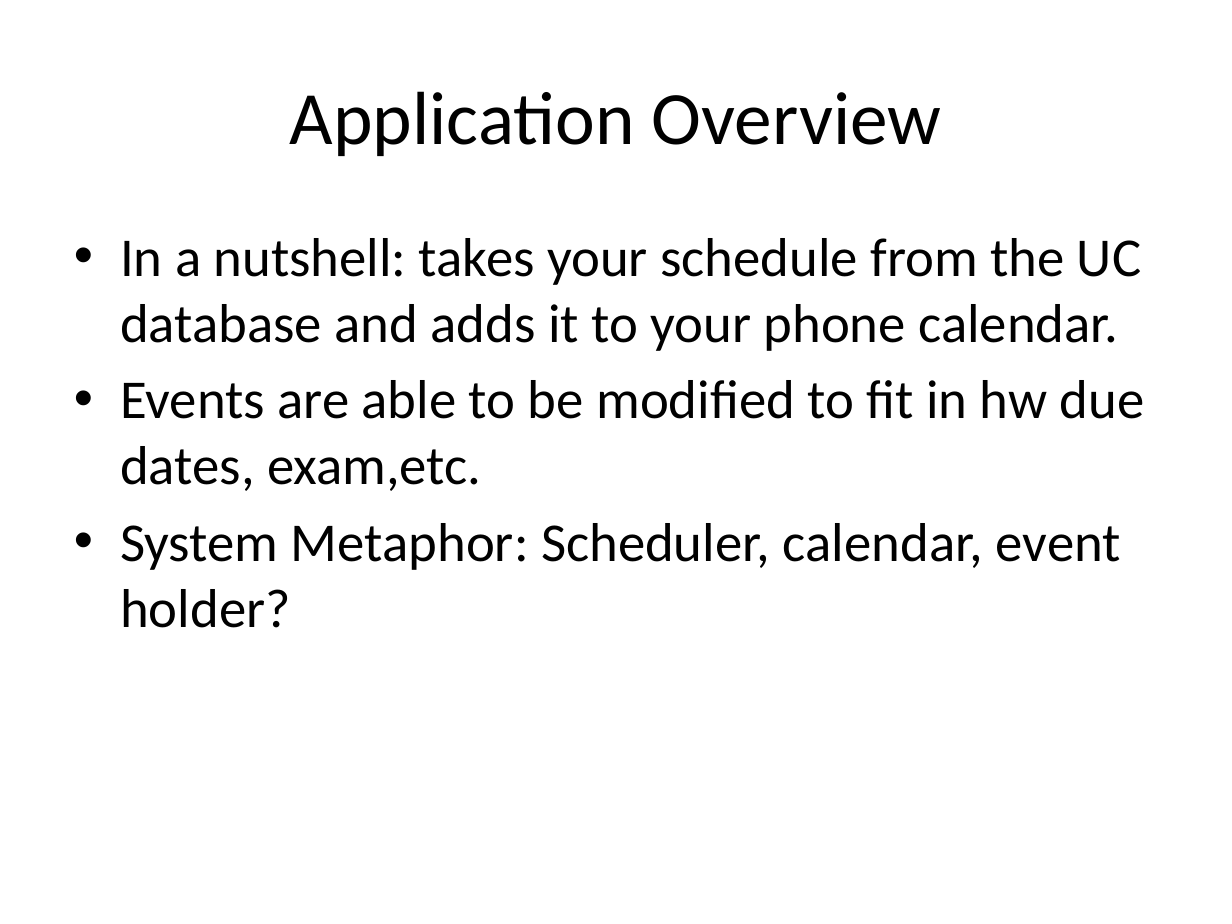
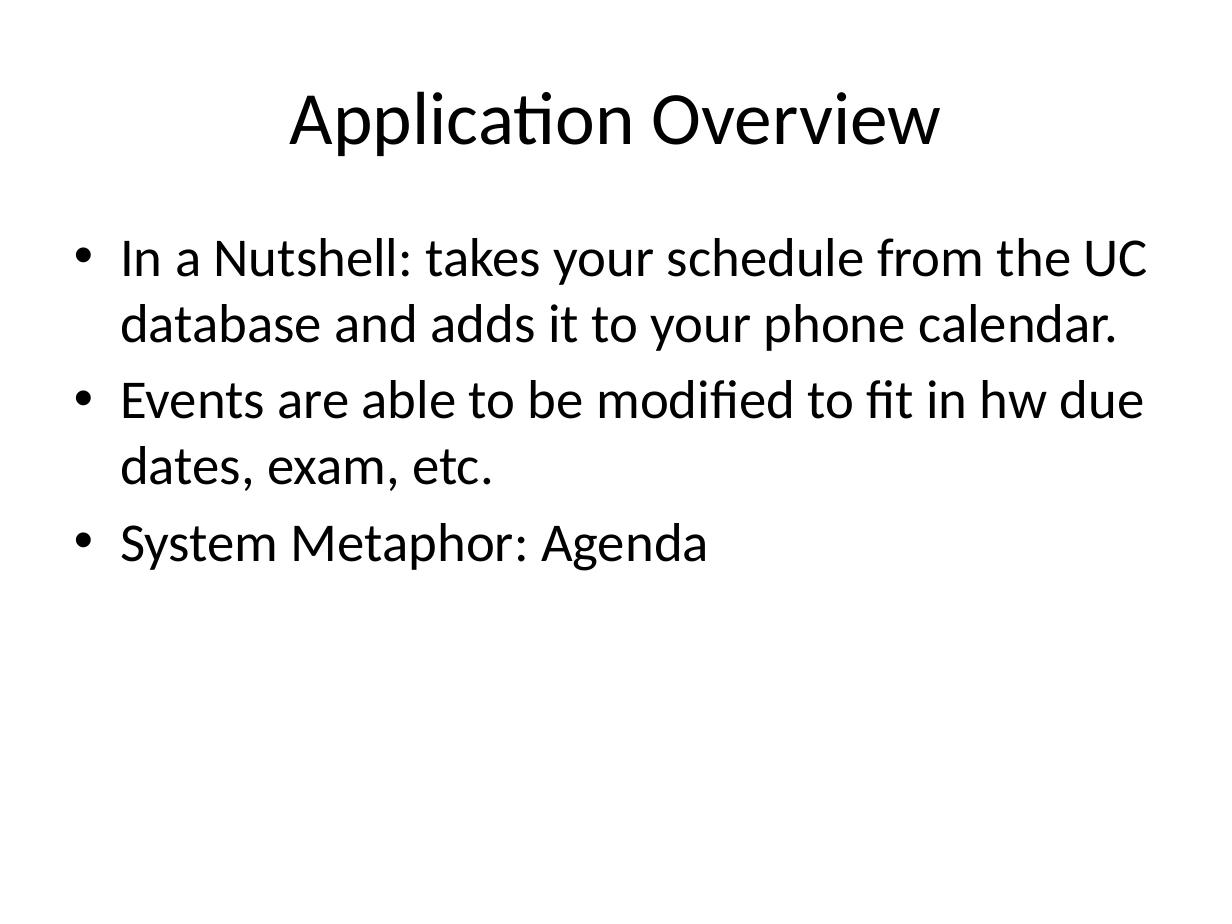
Before and after one commit to scurrymd/Software-Engineering, a slide deck: slide 2 of docs/UC Schedule App.pptx. Drawn at 1232x924 pixels with LibreOffice and Linux fonts; fonts in the diff are those of the drawing. Boxes give left, top, right and bottom in pixels: in the first picture for what was removed or moved away, otherwise in the second. Text is boxed around its words. In the diff, an @@ line names an element or a change of style, - is before the commit and + after.

Commit message:
Document and ppt changes
Changed system metaphor
Added meeting minutes 3 and 4
Updated ppt

```diff
--- a/docs/UC Schedule App.pptx
+++ b/docs/UC Schedule App.pptx
@@ text at (x1=120, y1=238, x2=1148, y2=571): text changed @@
-• In a nutshell: takes your schedule from the UC database and adds it to your phone calendar.
-• Events are able to be modified to fit in hw due dates, exam,etc.
-• System Metaphor: Scheduler, calendar, event holder?
+• In a Nutshell: takes your schedule from the UC database and adds it to your phone calendar.
+• Events are able to be modified to fit in hw due dates, exam, etc.
+• System Metaphor: Agenda
```
Also in this commit, not shown: 12 other slides changed, 3 other files.
